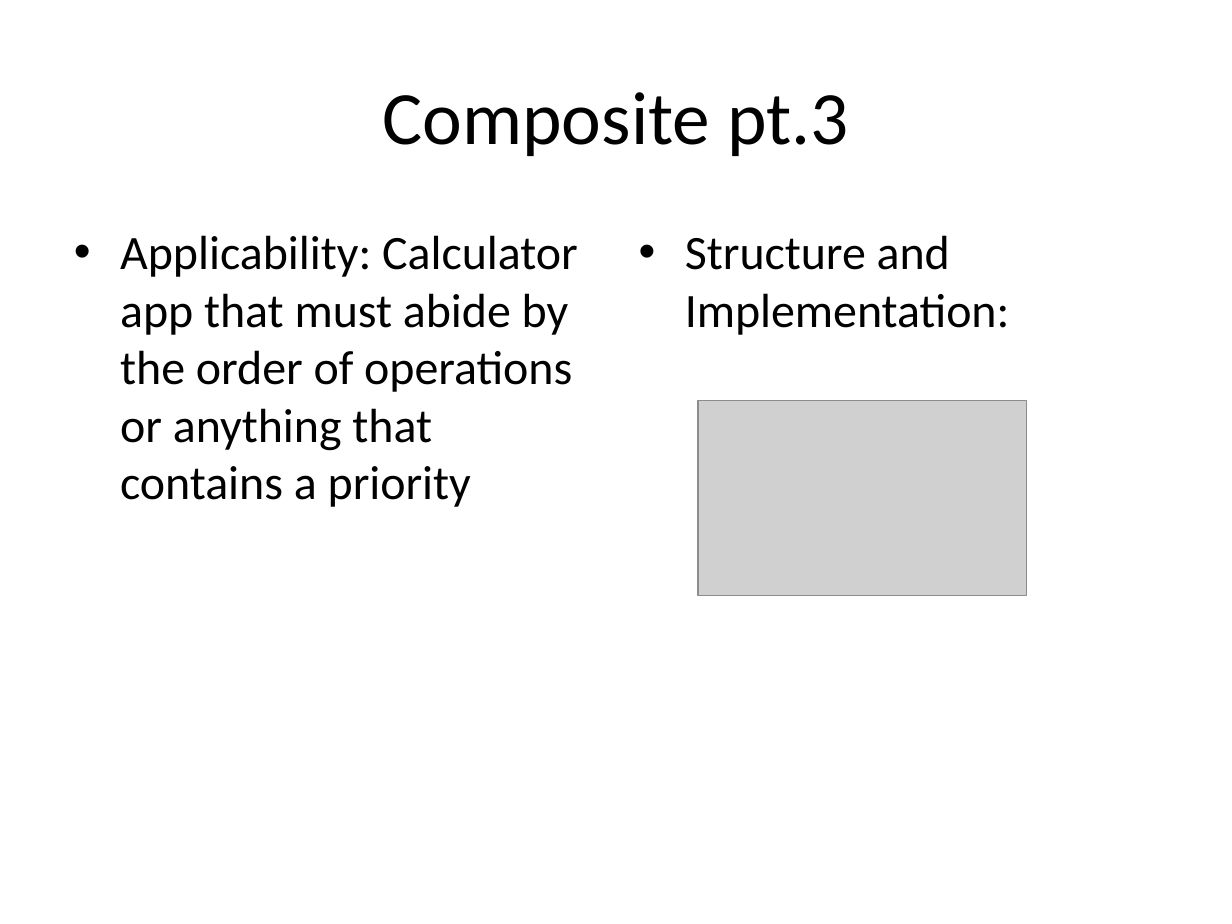
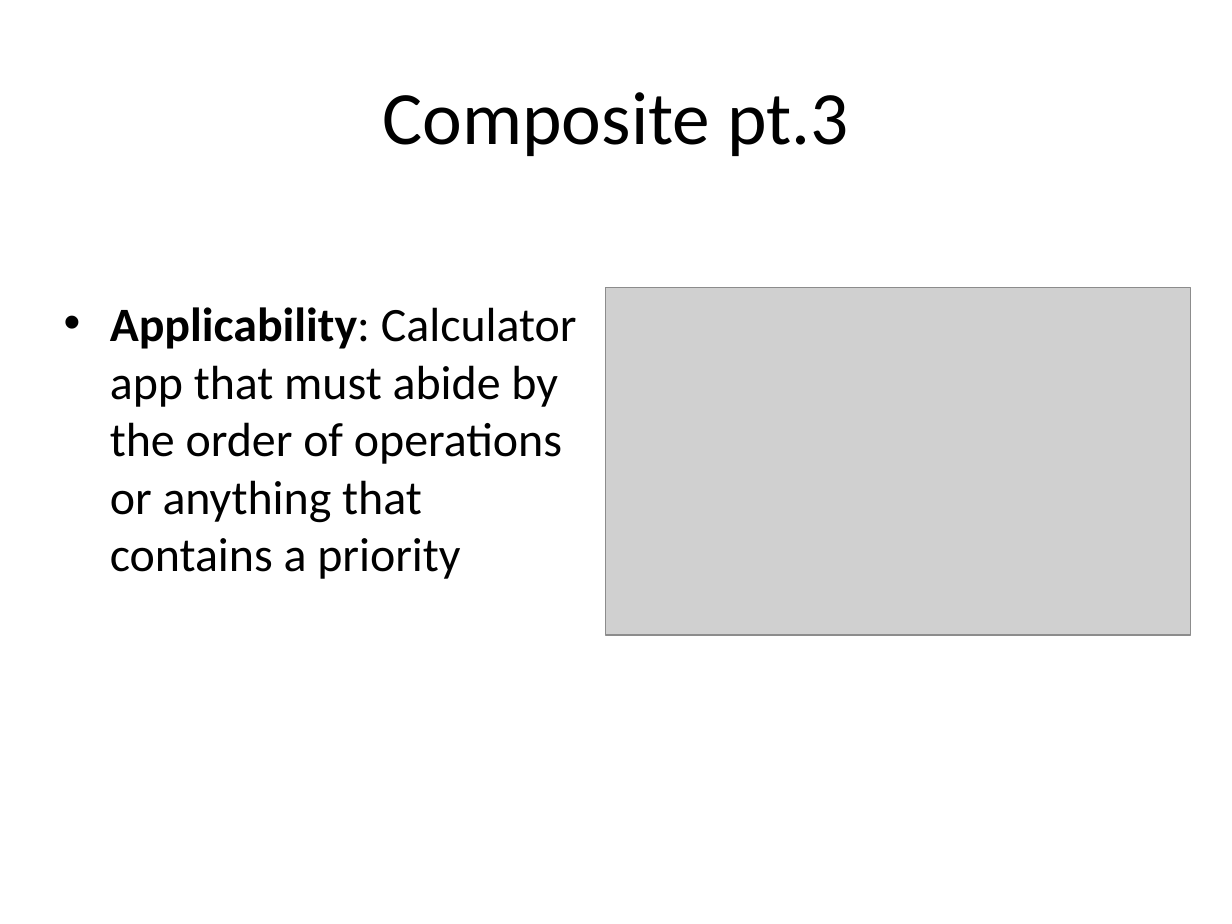
Before and after one commit to scurrymd/Software-Engineering, a slide deck: slide 22 of docs/UC Schedule App.pptx (slide 20 before the commit). Drawn at 1232x924 pixels with LibreOffice and Linux fonts; fonts in the diff are those of the drawing; grey boxes stand for pictures. Boxes give left, top, right and bottom in pixels: in the first picture for what was removed or moved away, otherwise in the second. Text is boxed around its words. In the diff, an @@ line names an element or a change of style, - is before the commit and + after.

```diff
--- a/docs/UC Schedule App.pptx
+++ b/docs/UC Schedule App.pptx
@@ text removed at (685,235,1010,335) @@
-• Structure and Implementation:
@@ text "Applicability: Calculator app that must ...": place and size @@
-text "Applicability: Calculator app that must ..." at (120,235,578,507)
+text "Applicability: Calculator app that must ..." at (110,307,577,579)
@@ text "Applicability: Calculator app that must ..." at (110,307,577,579): bold on in "Applicability:" @@
@@ picture: place and size @@
-picture at (699,400,1027,595)
+picture at (606,288,1191,636)
```
Also in this commit, not shown: 6 other slides changed, 2 slides added.
